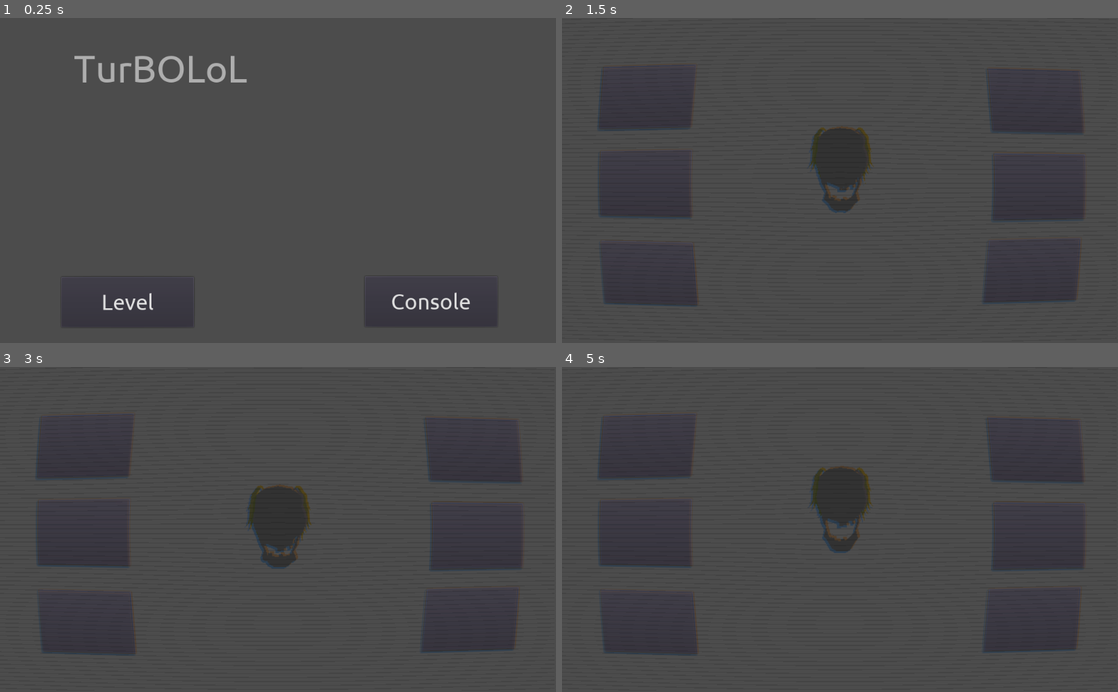
Above: before the commit, frames 1-4 (two rows, left to right).
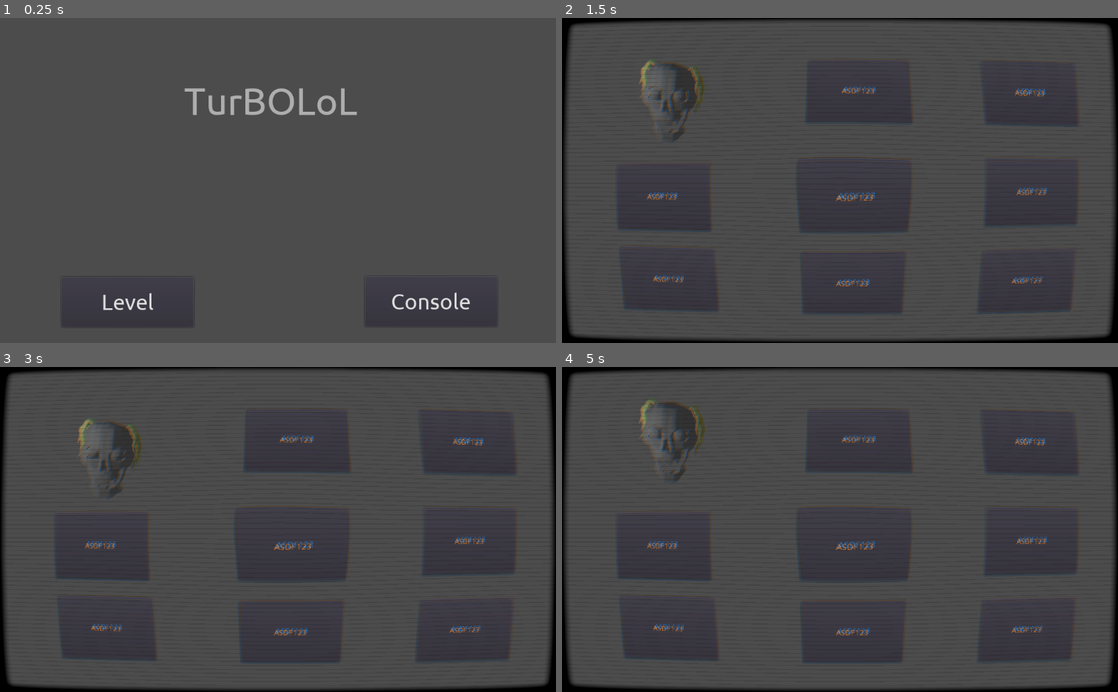
Above: after the commit, the same moments.

Repository: JauriaStudios/PlatformSandBox
Game: Godot game, scene res://scenes/Control.tscn
The game is run twice, just before and just after one commit, with the same random seed, the same clock (stepped at 60 frames per second) and the same inputs.
Inputs (mouse positions are in pixels of both pictures, inside the frame that each line leads up to; where the layout moved, square brackets give the same spot in the first picture):
- Up to frame 1 (0.25 s): no input
- Up to frame 2 (1.5 s): click "Console" at 0.5 s; click (650, 274) at 1.27 s
- Up to frame 3 (3 s): click (289, 545) [88, 448] at 2 s; click (88, 532) at 2.77 s
- Up to frame 4 (5 s): click (856, 445) [1034, 451] at 3.5 s; click (1029, 445) [1034, 536] at 4.25 s

The runs differ from the first frame. In frame 1, 1.7% of the frame differs, in the area x 13-65%, y 11-30%; in frame 2, 7.3%; in frame 3, 7.0%; in frame 4, 7.4%, in the area x 0-100%, y 0-100%.

Commit message:
add crt shader

Diff:
--- a/assets/characters/edelbert.gd
+++ b/assets/characters/edelbert.gd
@@ -1,20 +1,12 @@
 extends Spatial
 
-
-# Declare member variables here. Examples:
-# var a = 2
-# var b = "text"
-
-
-# Called when the node enters the scene tree for the first time.
 func _ready():
+	# Play standing forever
 	var anim = $AnimationPlayer.get_animation("standing")
 	anim.set_loop(true)
 
 	$AnimationPlayer.play("standing")
 	pass # Replace with function body.
 
-
-# Called every frame. 'delta' is the elapsed time since the previous frame.
 #func _process(delta):
 #	pass
--- a/assets/shaders/CRTShader.shader
+++ b/assets/shaders/CRTShader.shader
@@ -4,7 +4,7 @@
 uniform float screen_height = 600;
 
 // Curvature
-uniform float BarrelPower =1.1;
+uniform float BarrelPower = 1.1;
 // Color bleeding
 uniform float color_bleeding = 1.2;
 uniform float bleeding_range_x = 3;
--- a/scenes/Control.tscn
+++ b/scenes/Control.tscn
@@ -42,10 +42,10 @@
 }
 
 [node name="Label" type="Label" parent="."]
-margin_left = 136.404
-margin_top = 52.555
-margin_right = 908.404
-margin_bottom = 132.555
+margin_left = 338.924
+margin_top = 112.975
+margin_right = 657.924
+margin_bottom = 192.975
 custom_fonts/font = SubResource( 2 )
 custom_colors/font_color = Color( 0.686275, 0.686275, 0.686275, 1 )
 text = "TurBOLoL"
--- a/scenes/console.tscn
+++ b/scenes/console.tscn
@@ -1,67 +1,98 @@
-[gd_scene load_steps=4 format=2]
+[gd_scene load_steps=5 format=2]
 
 [ext_resource path="res://assets/characters/edelbert.glb" type="PackedScene" id=1]
 [ext_resource path="res://assets/characters/edelbert.gd" type="Script" id=2]
 [ext_resource path="res://assets/shaders/crt_material.tres" type="Material" id=3]
+[ext_resource path="res://assets/shaders/CRTFrame.png" type="Texture" id=4]
 
 [node name="Spatial" type="Spatial"]
 
 [node name="Camera" type="Camera" parent="."]
-transform = Transform( 1, 0, 0, 0, 1, 0, 0, 0, 1, 0, 0, 13.3578 )
+transform = Transform( 1, 0, 0, 0, 1, 0, 0, 0, 1, 9.30163, -3.91109, 13.3789 )
 
 [node name="edelbert" parent="." instance=ExtResource( 1 )]
+transform = Transform( 0.884412, 0.156569, 0.439661, 0.00373745, 0.939643, -0.342137, -0.466692, 0.304233, 0.830446, -0.0379181, -0.0754433, 0.0118256 )
 script = ExtResource( 2 )
 
-[node name="Button" type="Button" parent="."]
-margin_left = 71.7344
-margin_top = 413.417
-margin_right = 249.734
-margin_bottom = 530.417
-__meta__ = {
-"_edit_use_anchors_": false
-}
-
-[node name="Button2" type="Button" parent="."]
-margin_left = 73.6222
-margin_top = 249.183
-margin_right = 251.622
-margin_bottom = 366.183
-__meta__ = {
-"_edit_use_anchors_": false
-}
+[node name="OmniLight" type="OmniLight" parent="."]
+transform = Transform( 1, 0, 0, 0, 1, 0, 0, 0, 1, 0, 0.254395, 3.86095 )
 
 [node name="Button3" type="Button" parent="."]
-margin_left = 69.8467
-margin_top = 90.6119
-margin_right = 247.847
-margin_bottom = 207.612
+margin_left = 446.419
+margin_top = 269.453
+margin_right = 624.42
+margin_bottom = 386.453
+text = "ASDF123"
 __meta__ = {
 "_edit_use_anchors_": false
 }
 
 [node name="Button4" type="Button" parent="."]
-margin_left = 777.752
-margin_top = 98.1629
-margin_right = 955.752
-margin_bottom = 215.163
+margin_left = 455.407
+margin_top = 87.2521
+margin_right = 633.407
+margin_bottom = 204.252
+text = "ASDF123"
 __meta__ = {
 "_edit_use_anchors_": false
 }
 
 [node name="Button5" type="Button" parent="."]
-margin_left = 777.752
-margin_top = 254.846
-margin_right = 955.752
-margin_bottom = 371.846
+margin_left = 767.79
+margin_top = 83.8847
+margin_right = 945.791
+margin_bottom = 200.885
+text = "ASDF123"
 __meta__ = {
 "_edit_use_anchors_": false
 }
 
 [node name="Button6" type="Button" parent="."]
-margin_left = 772.089
-margin_top = 407.754
-margin_right = 950.089
-margin_bottom = 524.754
+margin_left = 763.297
+margin_top = 264.419
+margin_right = 941.297
+margin_bottom = 381.419
+text = "ASDF123"
+__meta__ = {
+"_edit_use_anchors_": false
+}
+
+[node name="Button7" type="Button" parent="."]
+margin_left = 763.852
+margin_top = 426.981
+margin_right = 941.852
+margin_bottom = 543.982
+text = "ASDF123"
+__meta__ = {
+"_edit_use_anchors_": false
+}
+
+[node name="Button8" type="Button" parent="."]
+margin_left = 445.297
+margin_top = 425.285
+margin_right = 623.298
+margin_bottom = 542.286
+text = "ASDF123"
+__meta__ = {
+"_edit_use_anchors_": false
+}
+
+[node name="Button9" type="Button" parent="."]
+margin_left = 108.558
+margin_top = 271.698
+margin_right = 286.559
+margin_bottom = 388.698
+text = "ASDF123"
+__meta__ = {
+"_edit_use_anchors_": false
+}
+
+[node name="Button10" type="Button" parent="."]
+margin_left = 110.803
+margin_top = 423.04
+margin_right = 288.804
+margin_bottom = 540.041
+text = "ASDF123"
 __meta__ = {
 "_edit_use_anchors_": false
 }
@@ -70,8 +101,15 @@
 
 [node name="ColorRect" type="ColorRect" parent="CanvasLayer"]
 material = ExtResource( 3 )
-margin_right = 1022.0
-margin_bottom = 598.0
+margin_top = 0.318237
+margin_right = 1024.0
+margin_bottom = 600.318
+input_pass_on_modal_close_click = false
 __meta__ = {
 "_edit_use_anchors_": false
 }
+
+[node name="CRTFrame" type="Sprite" parent="CanvasLayer/ColorRect"]
+position = Vector2( 512.092, 299.767 )
+scale = Vector2( 0.946695, 0.739502 )
+texture = ExtResource( 4 )
Binary file changed: assets/characters/edelbert.glb
Binary file added: assets/shaders/CRTFrame.png
Not shown, added: assets/shaders/CRTFrame.png.import
